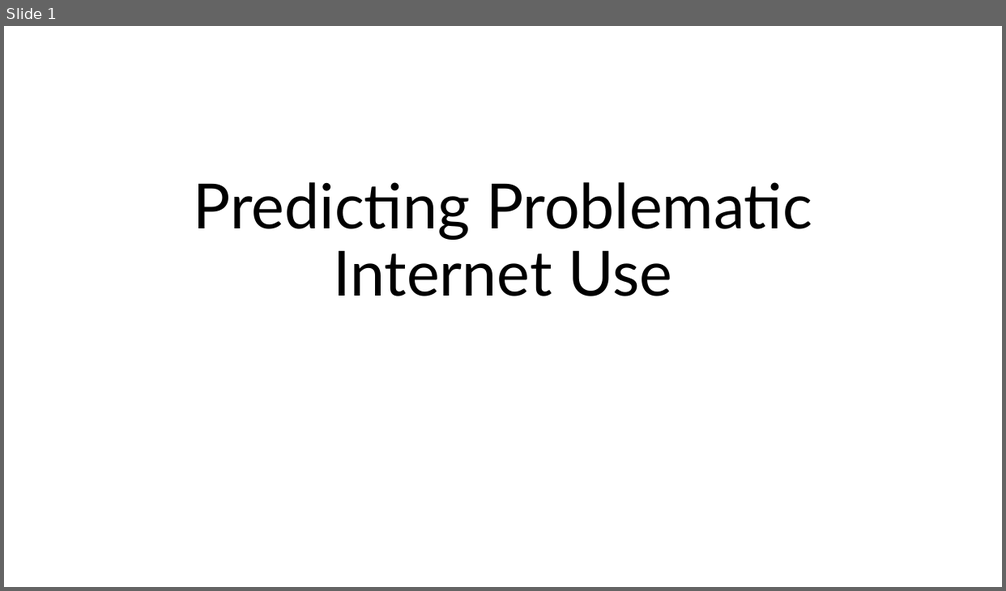
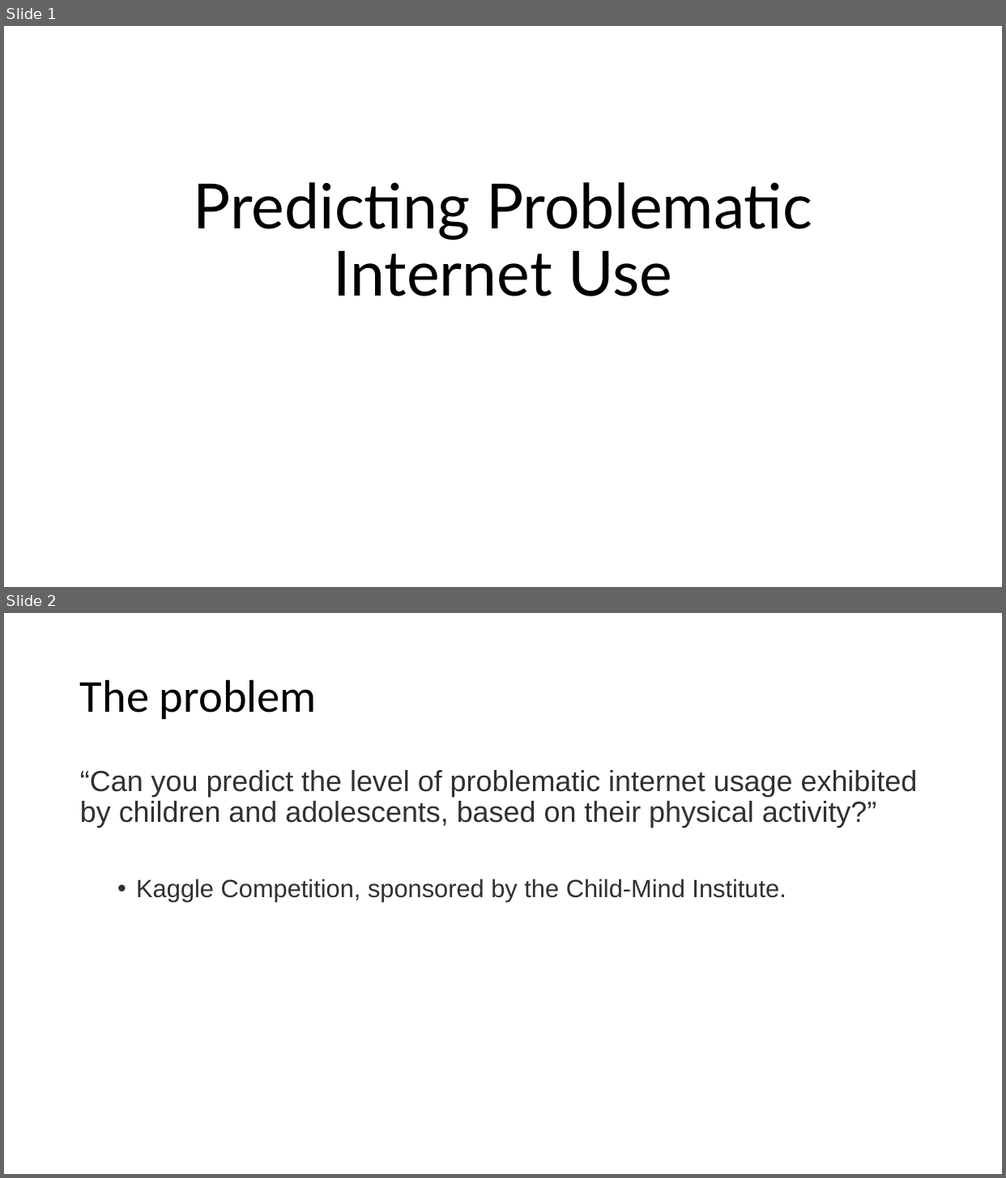
Before and after one commit to aarondweinberg/CMI_problematic_internet_use, a slide deck: Presentation/Problematic Internet Use Video.pptx. Shown one above the other, each under a label of ours: slide 1 before the commit, slides 1 and 2 after it. The pictures are 1006x591 and 1006x1178 pixels, drawn with LibreOffice and Linux fonts; fonts in the diff are those of the drawing. Boxes give left, top, right and bottom in pixels: in the first picture for what was removed or moved away, otherwise in the second. Text is boxed around its words. In the diff, an @@ line names an element or a change of style, - is before the commit and + after.

```diff
--- a/Presentation/Problematic Internet Use Video.pptx
+++ b/Presentation/Problematic Internet Use Video.pptx
@@ slide 2 added at (x1=4, y1=613, x2=1002, y2=1174), background #FFFFFF @@
@@ title added at (x1=80, y1=679, x2=317, y2=719), 44 pt, text #000000 @@
+The problem
@@ text added at (x1=80, y1=770, x2=918, y2=902), 28 pt, text #2E3133 @@
+“Can you predict the level of problematic internet usage exhibited by children and adolescents, based on their physical activity?”
+  • Kaggle Competition, sponsored by the Child-Mind Institute.
```
Also in this commit, not shown: 5 other slides added, 1 slide removed, 5 other files.
